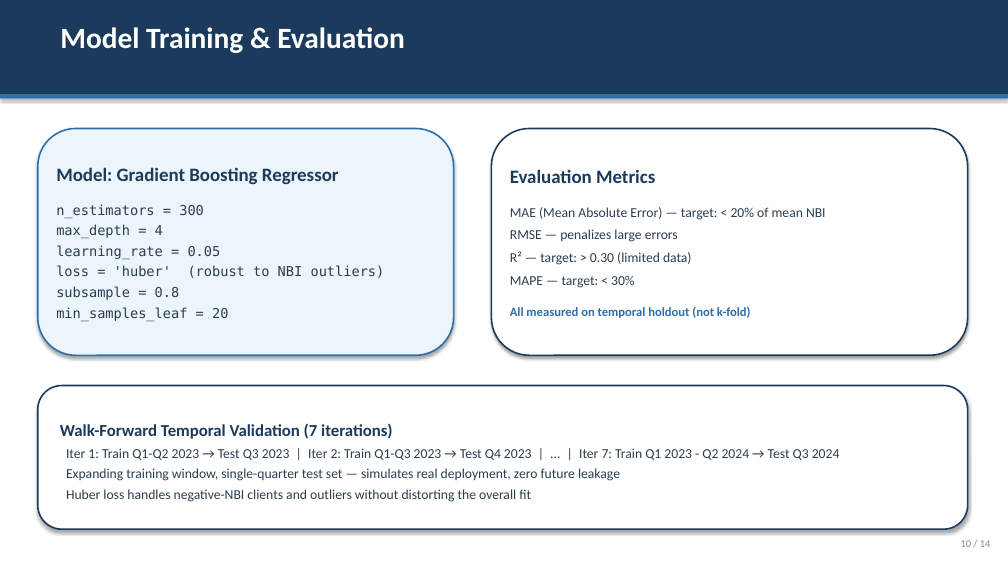
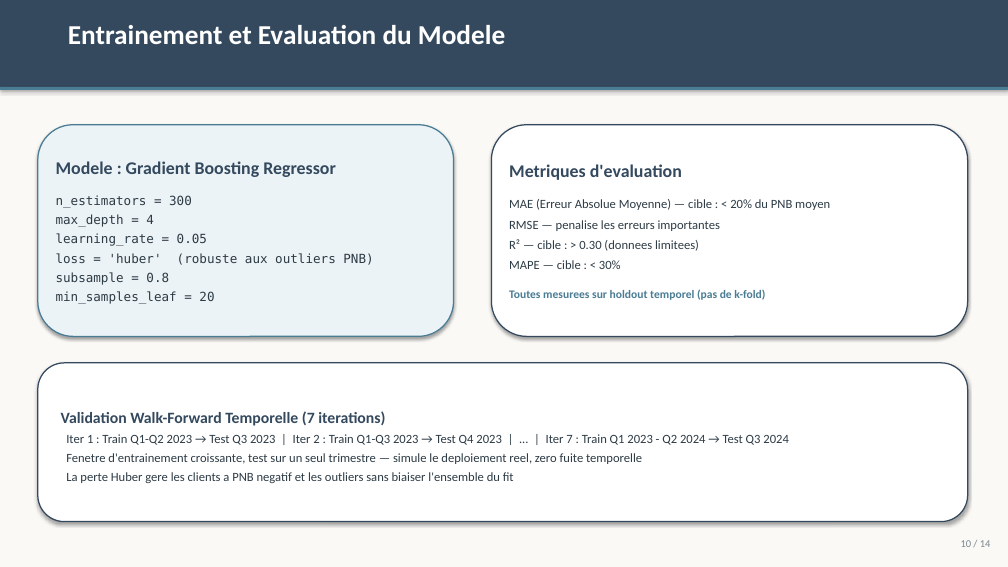
Before and after one commit to Rayen2Z/Claude-my-friend, a slide deck: slide 10 of Acquisition_model/CLV_Acquisition_Model_Presentation.pptx. Drawn at 1008x567 pixels with LibreOffice and Linux fonts; fonts in the diff are those of the drawing. Boxes give left, top, right and bottom in pixels: in the first picture for what was removed or moved away, otherwise in the second. Text is boxed around its words. In the diff, an @@ line names an element or a change of style, - is before the commit and + after.

```diff
--- a/Acquisition_model/CLV_Acquisition_Model_Presentation.pptx
+++ b/Acquisition_model/CLV_Acquisition_Model_Presentation.pptx
@@ background #FFFFFF to #FAF9F6 @@
@@ rectangle: place and size @@
-rectangle at bbox=[0, 0, 1008, 95]
+rectangle at bbox=[0, 0, 1008, 87]
@@ rectangle at bbox=[0, 0, 1008, 87]: fill #1B3A5C to #34495E @@
@@ text at bbox=[68, 25, 505, 44]: text changed; size 28 to 26 pt @@
-Model Training & Evaluation
+Entrainement et Evaluation du Modele
@@ rectangle: place and size @@
-rectangle at bbox=[0, 95, 1008, 98]
+rectangle at bbox=[0, 87, 1008, 90]
@@ rectangle at bbox=[0, 87, 1008, 90]: fill #2C6FAD to #4A7C94 @@
@@ rounded rectangle "Modele : Gradient Boosting Regressor": place and size @@
-rounded rectangle "Modele : Gradient Boosting Regressor" at bbox=[38, 129, 454, 355]
+rounded rectangle "Modele : Gradient Boosting Regressor" at bbox=[38, 125, 454, 337]
@@ rounded rectangle "Modele : Gradient Boosting Regressor" at bbox=[38, 125, 454, 337]: fill #EBF5FB to #ECF3F6; outline #2C6FAD 1.5 pt to #4A7C94 1.2 pt @@
@@ rounded rectangle "Metriques d'evaluation" at bbox=[492, 125, 968, 337]: outline #1B3A5C 1.5 pt to #34495E 1.2 pt @@
@@ rounded rectangle "Metriques d'evaluation": place and size @@
-rounded rectangle "Metriques d'evaluation" at bbox=[492, 129, 968, 355]
+rounded rectangle "Metriques d'evaluation" at bbox=[492, 125, 968, 337]
@@ text in rounded rectangle at bbox=[56, 161, 336, 177]: text changed; size 18 to 17 pt; text colour #1B3A5C to #34495E @@
-Model: Gradient Boosting Regressor
+Modele : Gradient Boosting Regressor
@@ text in rounded rectangle at bbox=[509, 164, 830, 300]: text changed; size 13 to 12 pt; text colour #2C3E50 to #2D3B45 @@
-Evaluation Metrics
-MAE (Mean Absolute Error) — target: < 20% of mean NBI
-RMSE — penalizes large errors
-R² — target: > 0.30 (limited data)
-MAPE — target: < 30%
-All measured on temporal holdout (not k-fold)
+Metriques d'evaluation
+MAE (Erreur Absolue Moyenne) — cible : < 20% du PNB moyen
+RMSE — penalise les erreurs importantes
+R² — cible : > 0.30 (donnees limitees)
+MAPE — cible : < 30%
+Toutes mesurees sur holdout temporel (pas de k-fold)
@@ text in rounded rectangle at bbox=[56, 195, 214, 304]: size 13 to 12 pt, text colour #2C3E50 to #2D3B45 in "n_estimators = 300", "max_depth = 4", "learning_rate = 0.05", "subsample = 0.8" and 1 more places @@
@@ text in rounded rectangle at bbox=[56, 253, 373, 265]: text changed; size 13 to 12 pt; text colour #2C3E50 to #2D3B45 @@
-loss = 'huber' (robust to NBI outliers)
+loss = 'huber' (robuste aux outliers PNB)
@@ rounded rectangle "Validation Walk-Forward Temporelle (7 iterations)": place and size @@
-rounded rectangle "Validation Walk-Forward Temporelle (7 iterations)" at bbox=[38, 386, 968, 529]
+rounded rectangle "Validation Walk-Forward Temporelle (7 iterations)" at bbox=[38, 363, 968, 522]
@@ rounded rectangle "Validation Walk-Forward Temporelle (7 iterations)" at bbox=[38, 363, 968, 522]: outline #1B3A5C 1.5 pt to #34495E 1.2 pt @@
@@ text in rounded rectangle at bbox=[61, 411, 789, 483]: text changed; size 13 to 12 pt; text colour #2C3E50 to #2D3B45 @@
-Walk-Forward Temporal Validation (7 iterations)
-Iter 1: Train Q1-Q2 2023 → Test Q3 2023 | Iter 2: Train Q1-Q3 2023 → Test Q4 2023 | ... | Iter 7: Train Q1 2023 - Q2 2024 → Test Q3 2024
-Expanding training window, single-quarter test set — simulates real deployment, zero future leakage
-Huber loss handles negative-NBI clients and outliers without distorting the overall fit
+Validation Walk-Forward Temporelle (7 iterations)
+Iter 1 : Train Q1-Q2 2023 → Test Q3 2023 | Iter 2 : Train Q1-Q3 2023 → Test Q4 2023 | ... | Iter 7 : Train Q1 2023 - Q2 2024 → Test Q3 2024
+Fenetre d'entrainement croissante, test sur un seul trimestre — simule le deploiement reel, zero fuite temporelle
+La perte Huber gere les clients a PNB negatif et les outliers sans biaiser l'ensemble du fit
@@ text "10 / 14" at bbox=[961, 540, 991, 547]: text colour #7F8C8D to #7A868E @@
```
Also in this commit, not shown: 9 other slides changed, 4 slides added, 4 slides removed, 2 other files.
